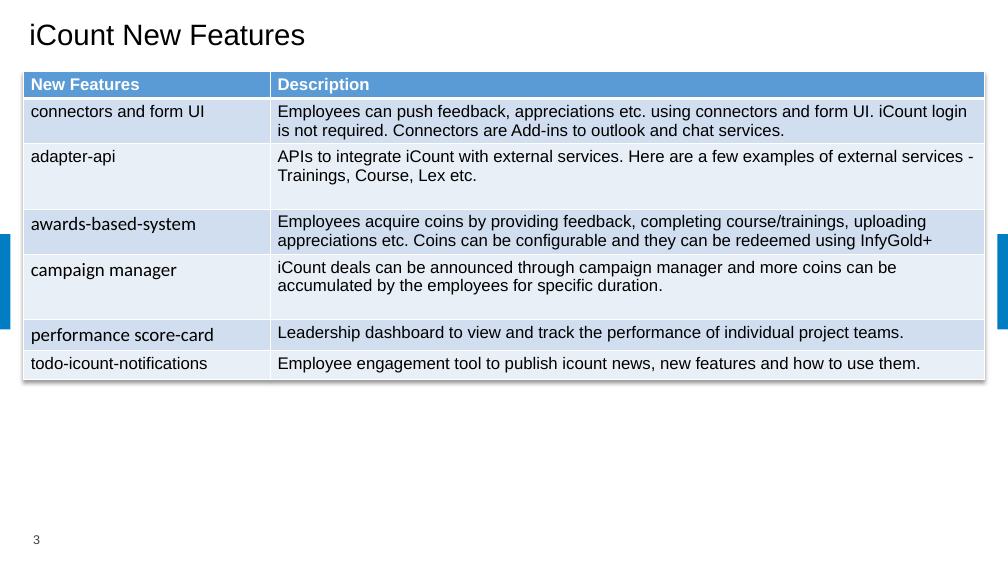
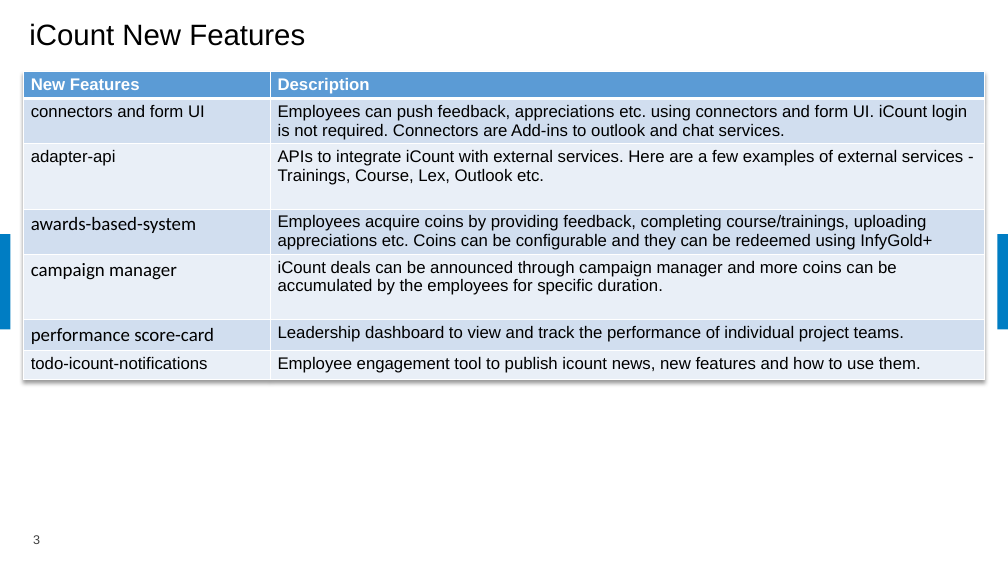
Before and after one commit to samratbasu2019/iSoreDesignArtifacts, a slide deck: slide 3 of iSolve-iCount-Hackathon_Solution.pptx. Drawn at 1008x567 pixels with LibreOffice and Linux fonts; fonts in the diff are those of the drawing; background and template pictures are left out. Boxes give left, top, right and bottom in pixels: in the first picture for what was removed or moved away, otherwise in the second. Text is boxed around its words. In the diff, an @@ line names an element or a change of style, - is before the commit and + after.

Commit message:
Updated

```diff
--- a/iSolve-iCount-Hackathon_Solution.pptx
+++ b/iSolve-iCount-Hackathon_Solution.pptx
@@ table at [23,71,985,384] @@
-row 3, column 2: APIs to integrate iCount with external services. Here are a few examples of external services - Trainings, Course, Lex etc.
+row 3, column 2: APIs to integrate iCount with external services. Here are a few examples of external services - Trainings, Course, Lex, Outlook etc.
```
